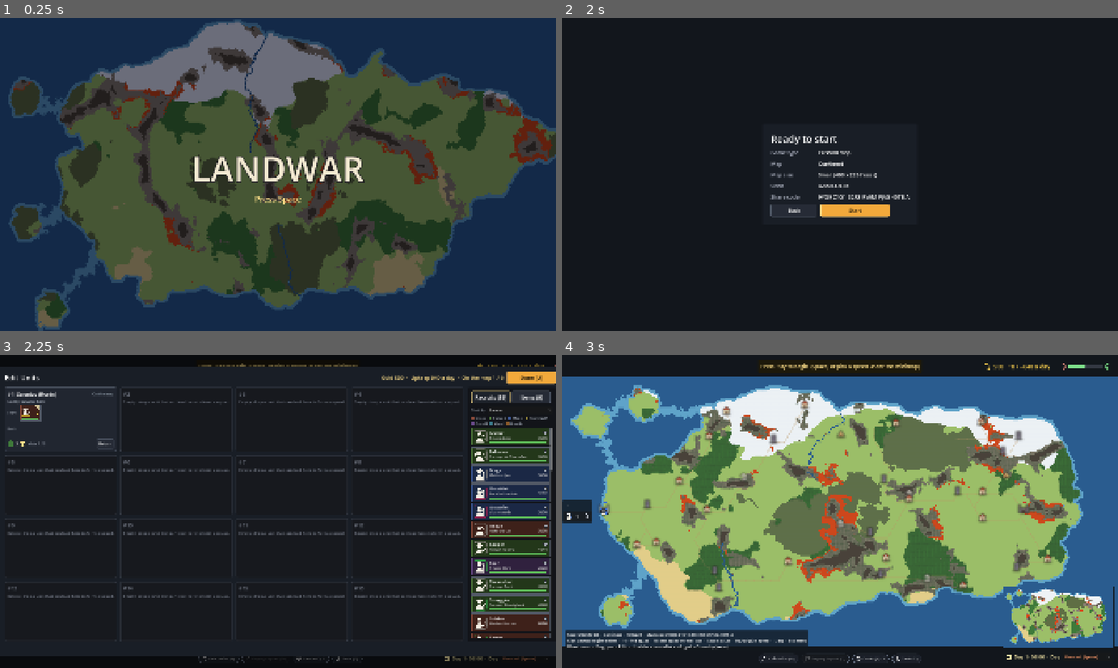
Above: before the commit, frames 1-4 (two rows, left to right).
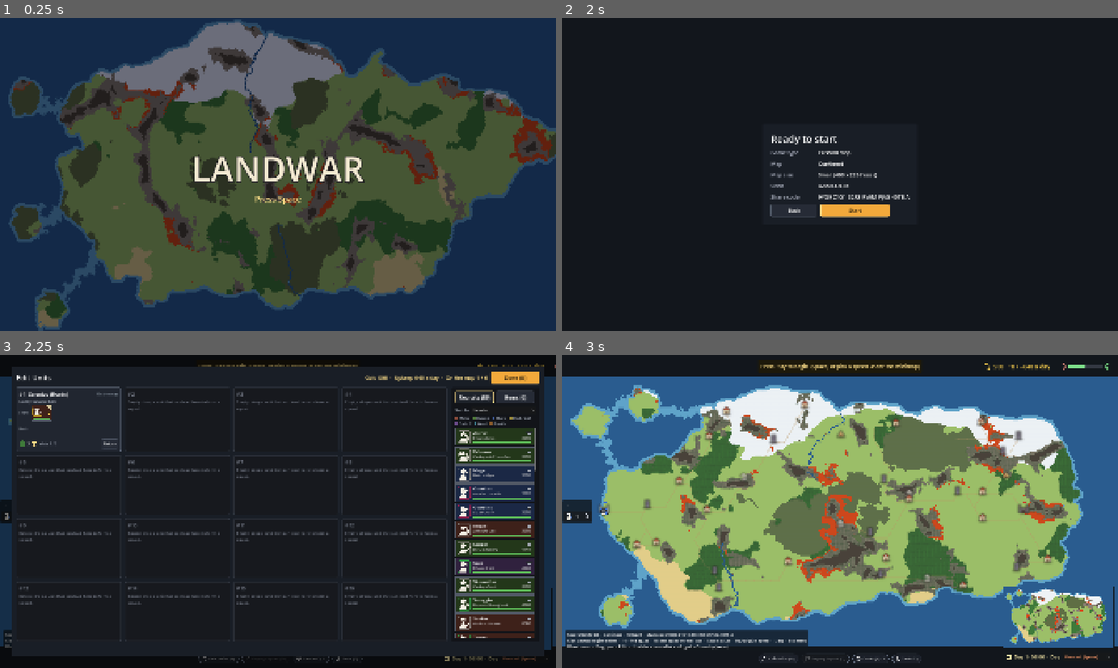
Above: after the commit, the same moments.

Repository: abeuscher/roguebattle
Game: Godot game, scene res://scenes/main.tscn
Same seed, same stepped clock (60 frames per second), same inputs: the game is played once before the commit and once after it.
Inputs (mouse positions are in pixels of both pictures, inside the frame that each line leads up to):
- Up to frame 1 (0.25 s): no input
- Up to frame 2 (2 s): tap Space at 0.5, 0.77 s; move the mouse to (812, 237) at 0.52 s; hold D 0.53-1.25 s; tap L at 0.6 s; click (812, 237) at 0.67 s; click "Next" at 1.25 s
- Up to frame 3 (2.25 s): click "Start" at 2 s
- Up to frame 4 (3 s): click "Done (U)" at 2.75 s

Frames 1-2 are identical in both runs. In frame 3, 11% of the frame differs, in the area x 0-100%, y 3-97%; in frame 4, nothing differs.

Commit message:
Edit Units: fixed inset from the screen edges, same size in every view
Co-Authored-By: Claude Opus 5.5 <noreply@anthropic.com>

Diff:
--- a/ui/edit_units.gd
+++ b/ui/edit_units.gd
@@ -22,6 +22,7 @@
 const KEY := [["Melee", "Melee"], ["Ranged", "Ranged"], ["Magic", "Magic"], ["Heal", "Heal / buff"],
 		["Debuff", "Debuff"], ["Ward", "Ward"], ["Breath", "Breath"]]
 const SORTS := [["leader", "Leader"], ["class", "Class"], ["level", "Level"], ["name", "Name"]]
+const INSET := 40  # px between the window and the screen's edges, on every side
 const SUPPORT := ["Heal", "Buff", "Debuff", "Ward", "Ranged", "Magic", "Dispel"]
 
 var state: GameState
@@ -59,14 +60,17 @@
 	shade.color = Color(0, 0, 0, 0.5)
 	shade.set_anchors_and_offsets_preset(PRESET_FULL_RECT)
 	add_child(shade)
-	var center := CenterContainer.new()
-	center.set_anchors_and_offsets_preset(PRESET_FULL_RECT)
-	add_child(center)
-	UiStyle.close_on_click(shade, center, _leave)
+	# The window keeps a fixed inset from the screen's edges, whatever it shows, so the
+	# army and squad views are the same size (user's notes, 2026-11-11).
+	var frame := MarginContainer.new()
+	frame.set_anchors_and_offsets_preset(PRESET_FULL_RECT)
+	for side in ["left", "right", "top", "bottom"]:
+		frame.add_theme_constant_override("margin_" + side, INSET)
+	add_child(frame)
+	UiStyle.close_on_click(shade, frame, _leave)
 	var panel := PanelContainer.new()
 	panel.add_theme_stylebox_override("panel", UiStyle.box(UiStyle.PANEL, 16))
-	panel.custom_minimum_size = Vector2(1840, 1000)
-	center.add_child(panel)
+	frame.add_child(panel)
 	var col := VBoxContainer.new()
 	col.add_theme_constant_override("separation", 12)
 	panel.add_child(col)
@@ -249,7 +253,8 @@
 	style.set_border_width_all(2)
 	style.border_color = UiStyle.OUTLINE if s else Color(0.2, 0.22, 0.26)
 	card.add_theme_stylebox_override("panel", style)
-	card.custom_minimum_size = Vector2(368, 206)
+	card.custom_minimum_size = Vector2(280, 206)
+	card.size_flags_horizontal = SIZE_EXPAND_FILL  # the 4 columns share the width
 	card.set_drag_forwarding(Callable(), _can_drop.bind(cell, "", -1), _drop.bind(cell, "", -1))
 	var col := VBoxContainer.new()
 	col.add_theme_constant_override("separation", 4)
@@ -258,6 +263,7 @@
 	if s == null:
 		col.add_child(_quiet(UiStyle.label("#%d" % (cell + 1), 18, Color(0.45, 0.47, 0.52))))
 		var l := _quiet(UiStyle.label("Empty: drop a unit that can lead here to form a squad.", 14, Color(0.45, 0.47, 0.52)))
+		l.autowrap_mode = TextServer.AUTOWRAP_WORD
 		col.add_child(l)
 		return card
 	card.mouse_default_cursor_shape = CURSOR_POINTING_HAND
Not shown, changed: DECISIONS.md
